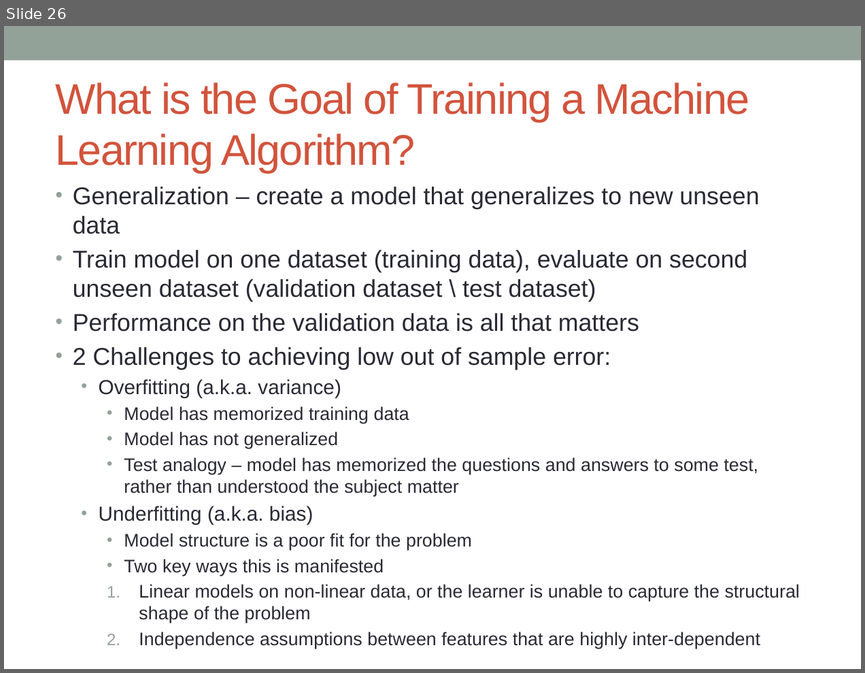
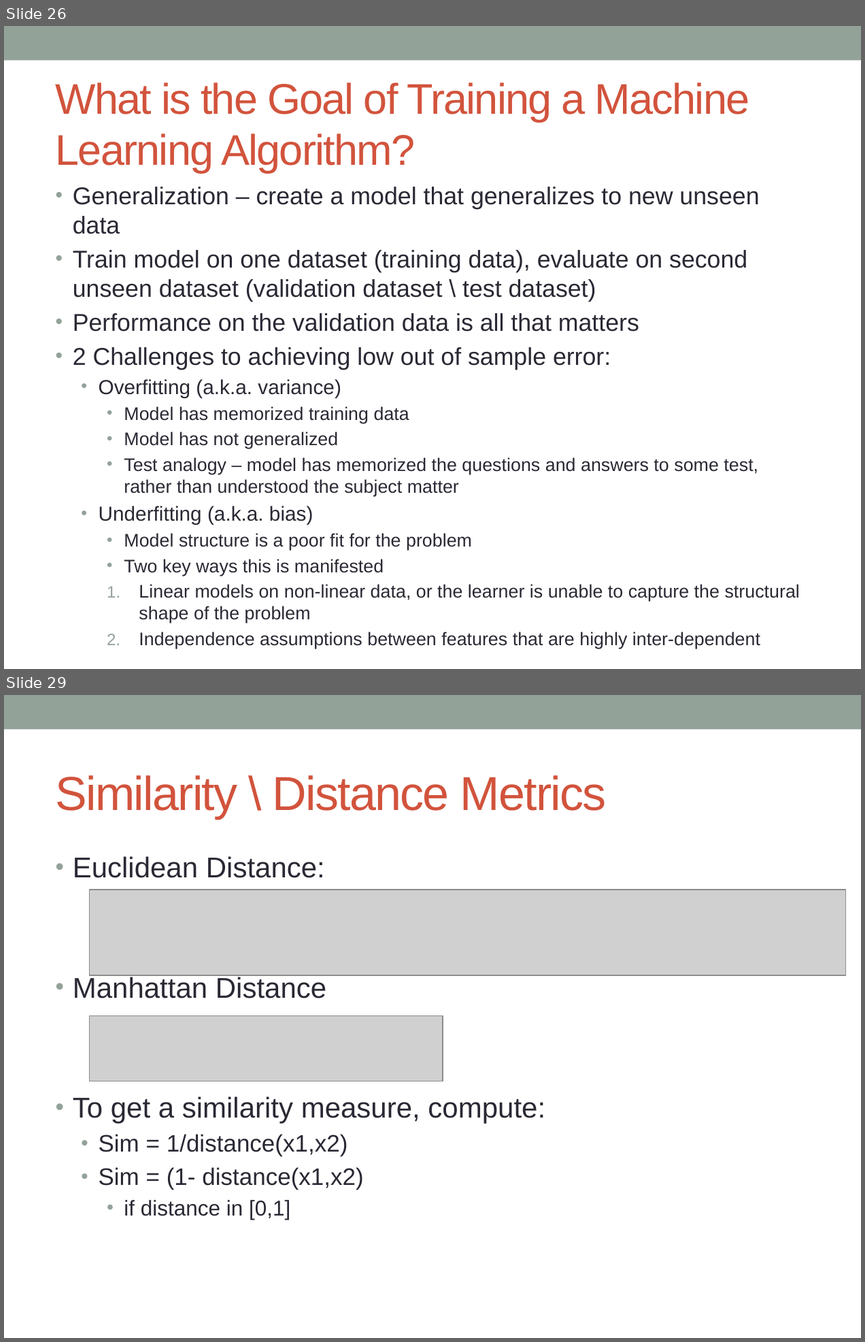
Before and after one commit to simonhughes22/IPD-Data-Science-Course, a slide deck: Machine Learning/Machine Learning Slides.pptx. Shown one above the other, each under a label of ours: slide 26 before the commit, slides 26 and 29 after it; the slides between them are not shown. The pictures are 865x673 and 865x1342 pixels, drawn with LibreOffice and Linux fonts; fonts in the diff are those of the drawing; grey boxes stand for pictures. Boxes give left, top, right and bottom in pixels: in the first picture for what was removed or moved away, otherwise in the second. Text is boxed around its words. In the diff, an @@ line names an element or a change of style, - is before the commit and + after.

```diff
--- a/Machine Learning/Machine Learning Slides.pptx
+++ b/Machine Learning/Machine Learning Slides.pptx
@@ slide 29 added at bbox=[4, 695, 861, 1338], background #FFFFFF; not listed: 1 template element that a slide beside it also shows @@
@@ title added at bbox=[56, 775, 606, 819], 40 pt, text #D2533C @@
+Similarity \ Distance Metrics
@@ text added at bbox=[73, 856, 545, 1219], 24 pt, text #292934 @@
+• Euclidean Distance:
+• Manhattan Distance
+• To get a similarity measure, compute:
+  • Sim = 1/distance(x1,x2)
+  • Sim = (1- distance(x1,x2)
+    • if distance in [0,1]
@@ picture added at bbox=[89, 889, 845, 975] @@
@@ picture added at bbox=[89, 1015, 442, 1081] @@
```
Also in this commit, not shown: 5 other slides added.
